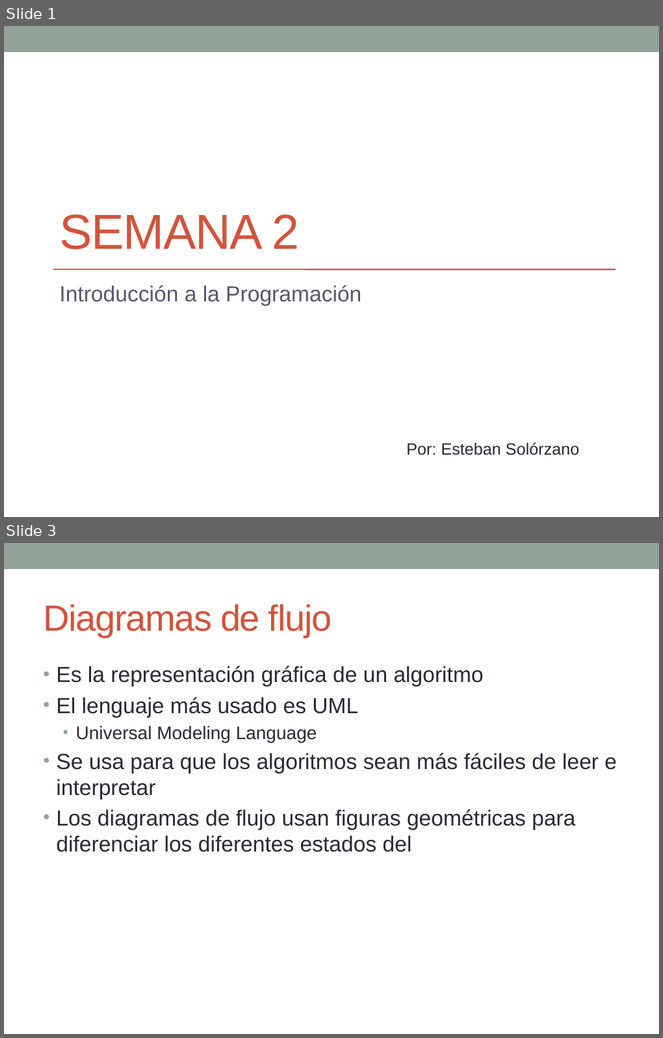
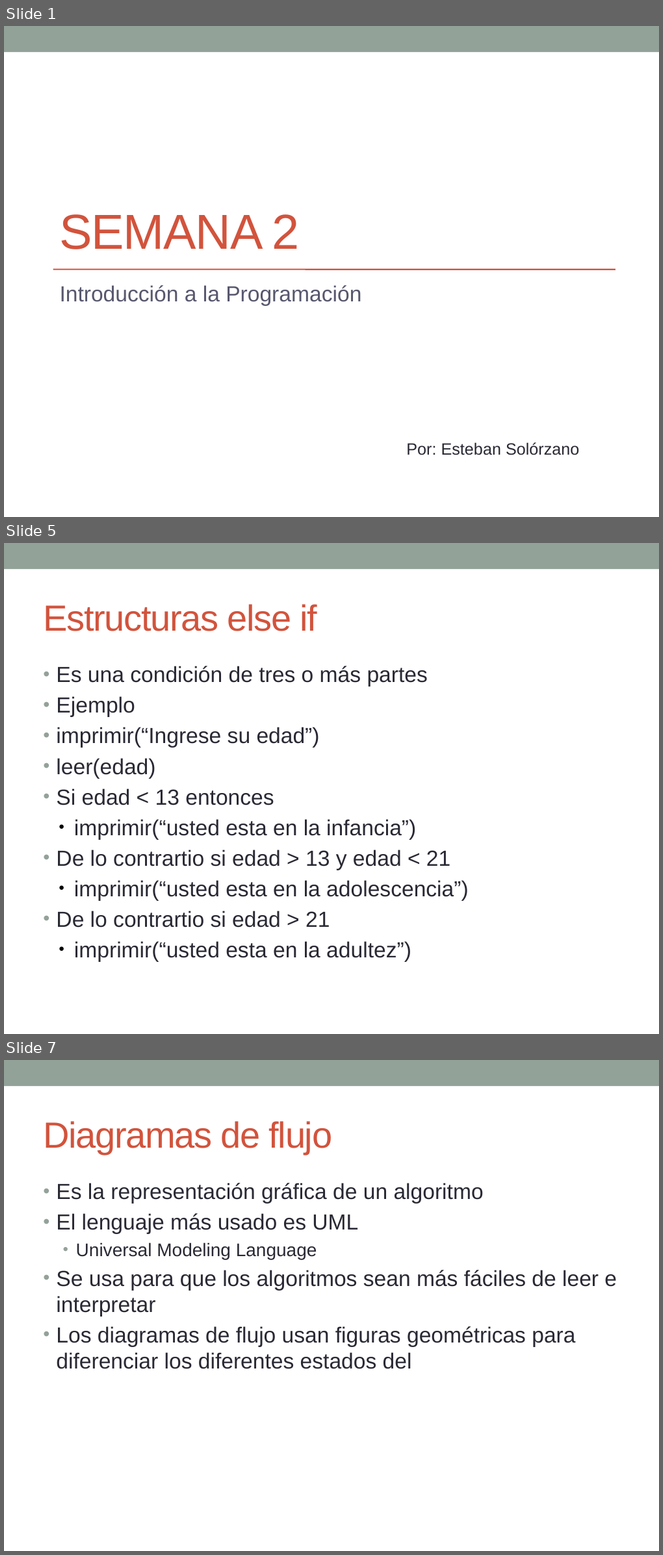
Before and after one commit to esolorzanob/UPI_Introduccion, a slide deck: Semana 3.pptx. Shown one above the other, each under a label of ours: slides 1 and 3 before the commit, slides 1, 5 and 7 after it; the slides between them are not shown. The pictures are 663x1038 and 663x1555 pixels, drawn with LibreOffice and Linux fonts; fonts in the diff are those of the drawing. Boxes give left, top, right and bottom in pixels: in the first picture for what was removed or moved away, otherwise in the second. Text is boxed around its words. In the diff, an @@ line names an element or a change of style, - is before the commit and + after.

```diff
--- a/Semana 3.pptx
+++ b/Semana 3.pptx
@@ slide 5 added at (4, 543, 659, 1034), background #FFFFFF; not listed: 1 template element that a slide beside it also shows @@
@@ text added at (43, 604, 317, 631), 40 pt, text #D2533C @@
+Estructuras else if
@@ text added at (56, 666, 469, 962), 24 pt, text #292934 @@
+• Es una condición de tres o más partes
+• Ejemplo
+• imprimir(“Ingrese su edad”)
+• leer(edad)
+• Si edad < 13 entonces
+  ● imprimir(“usted esta en la infancia”)
+• De lo contrartio si edad > 13 y edad < 21
+  ● imprimir(“usted esta en la adolescencia”)
+• De lo contrartio si edad > 21
+  ● imprimir(“usted esta en la adultez”)
@@ what was slide 3 is now slide 7 @@
```
Also in this commit, not shown: 2 slides changed, 3 other slides added, 1 slide removed, 1 other file.
